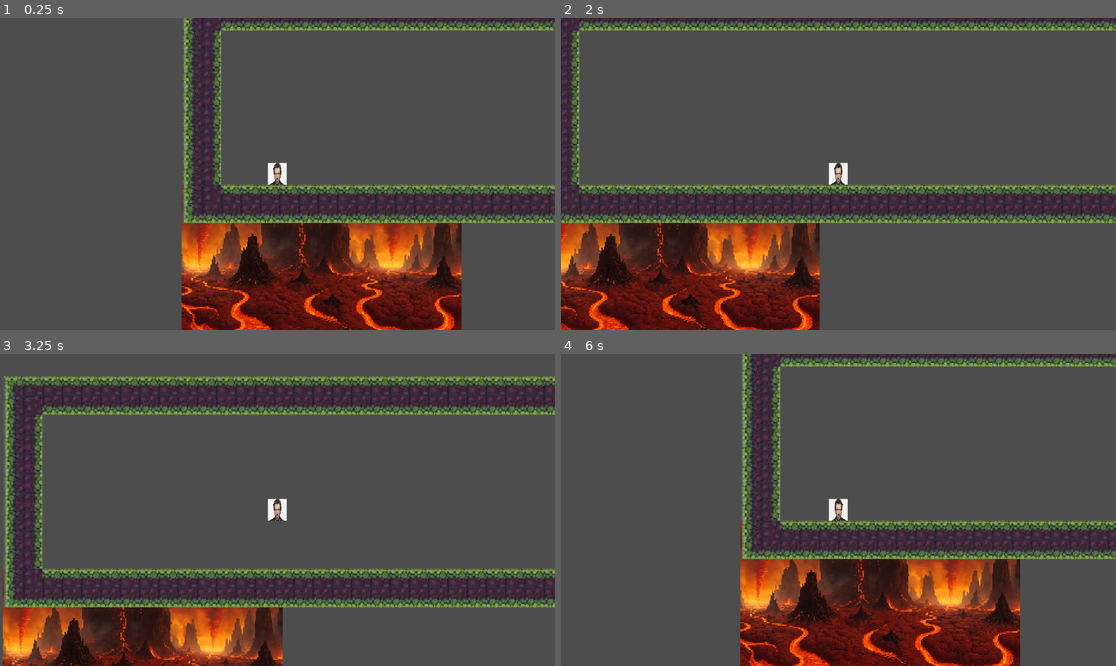
Above: before the commit, frames 1-4 (two rows, left to right).
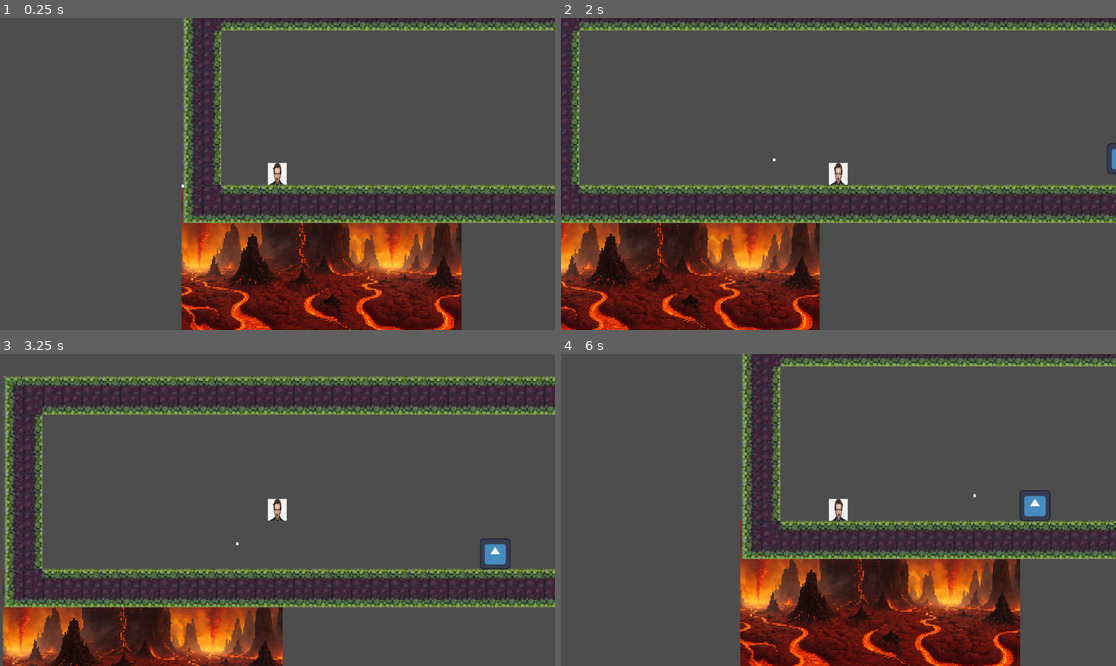
Above: after the commit, the same moments.

Repository: ConnerGordon/final-jam
Game: Godot game, scene res://folder base/mainscene.tscn
Two runs of this game, one before a commit and one after it. Both use one fixed random seed, a clock stepped at 60 frames per second and the inputs below. The engine's default icon, where the game draws it, is replaced by a stand-in: a white triangle on a blue panel in a dark square.
Inputs (mouse positions are in pixels of both pictures, inside the frame that each line leads up to):
- Up to frame 1 (0.25 s): no input
- Up to frame 2 (2 s): tap Enter at 0.5 s; move the mouse to (960, 158) at 0.52 s; hold S (FALL) 0.53-1.28 s; hold D (moveright) from 0.53 s (still down); tap Space (jump) at 0.77, 1.52 s; move the mouse to (727, 189) at 1.27 s; tap Shift (dash) at 1.35 s
- Up to frame 3 (3.25 s): move the mouse to (333, 441) at 2.02 s; release D (moveright) at 2.03 s; hold A (moveleft) 2.03-2.78 s; tap E (interact) at 2.1 s; move the mouse to (249, 572) at 2.77 s; hold D (moveright) from 2.78 s (still down); click (249, 572) at 2.85 s; tap Space (jump) at 3.02 s
- Up to frame 4 (6 s): move the mouse to (1005, 556) at 3.52 s; hold S (FALL) 3.53-4.28 s; tap Space (jump) at 3.77, 4.52 s; move the mouse to (672, 463) at 4.27 s; release D (moveright) at 4.28 s; hold A (moveleft) 4.28-5.03 s; tap Shift (dash) at 4.35 s; move the mouse to (866, 510) at 5.02 s; hold D (moveright) 5.03-5.78 s; tap E (interact) at 5.1 s; move the mouse to (755, 432) at 5.77 s; hold A (moveleft) from 5.78 s (still down); click (755, 432) at 5.85 s

The runs differ from the first frame. In frame 1, less than 0.1% of the frame differs, in the area x 32-34%, y 53-55%; in frame 2, less than 0.1%; in frame 3, 0.3%; in frame 4, 0.4%, in the area x 74-89%, y 43-54%.
Error before the commit: Parse Error: Value of type "float" cannot be assigned to a variable of type "Vector2". (res://enemy/first_enemy.gd:89)

Commit message:
baserepo

Diff:
--- a/enemy/first_enemy.gd
+++ b/enemy/first_enemy.gd
@@ -25,7 +25,7 @@
 
 var playerpos
 
-var targetpoint := 0.0
+var targetpoint := Vector2(0.0,0.0)
 func _ready() -> void:
 	var_health = 5
 func _physics_process(delta: float) -> void:
--- a/enemy/husk.tscn
+++ b/enemy/husk.tscn
@@ -29,6 +29,7 @@
 script = ExtResource("1_0vvse")
 
 [node name="NavigationAgent2D" type="NavigationAgent2D" parent="." unique_id=1730415152]
+target_desired_distance = 100.05
 avoidance_enabled = true
 avoidance_layers = 2
 avoidance_mask = 6
--- a/folder base/basehall1.tscn
+++ b/folder base/basehall1.tscn
@@ -277,9 +277,9 @@
 sources/0 = SubResource("TileSetAtlasSource_syhyd")
 
 [sub_resource type="NavigationPolygon" id="NavigationPolygon_0f0fp"]
-vertices = PackedVector2Array(566.1797, -10, 42, -10, 42, -118, 566.02344, -118)
+vertices = PackedVector2Array(566.1406, -10, 42, -10, 42, -22, 566.0625, -22)
 polygons = Array[PackedInt32Array]([PackedInt32Array(0, 1, 2, 3)])
-outlines = Array[PackedVector2Array]([PackedVector2Array(31.999998, -127.99999, 31.999998, 0, 576.19995, 0, 575.99994, -127.99999)])
+outlines = Array[PackedVector2Array]([PackedVector2Array(31.999998, -31.999998, 31.999998, 0, 576.19995, 0, 575.99994, -31.999998)])
 
 [node name="gridmap" type="TileMapLayer" unique_id=1930176116]
 scale = Vector2(5, 5)
